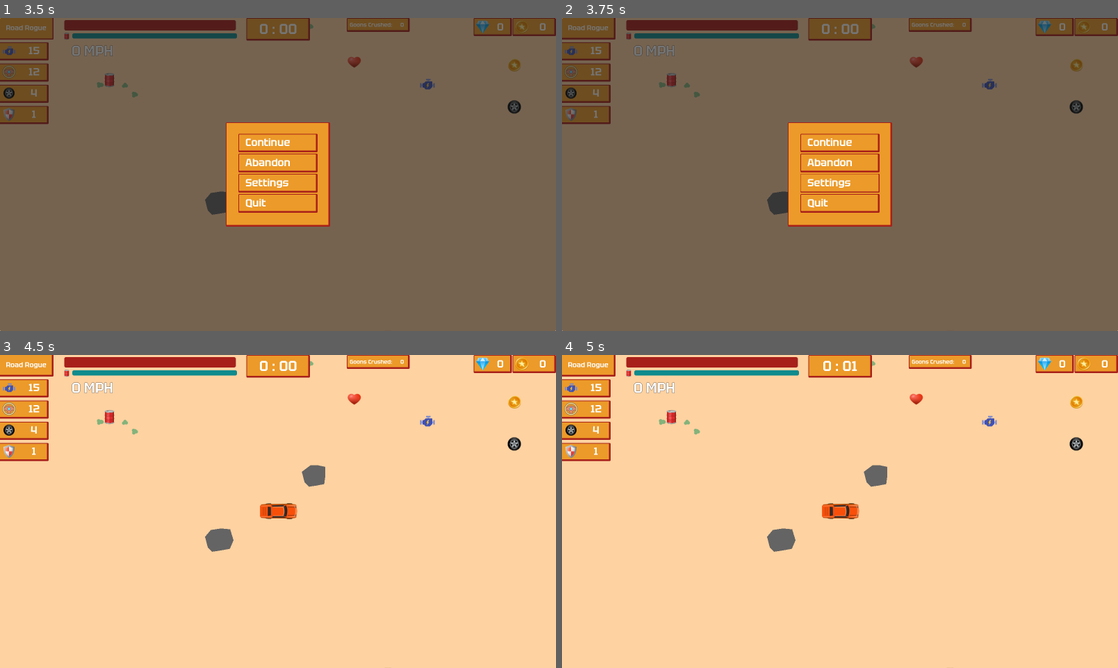
Above: before the commit, frames 1-4 (two rows, left to right).
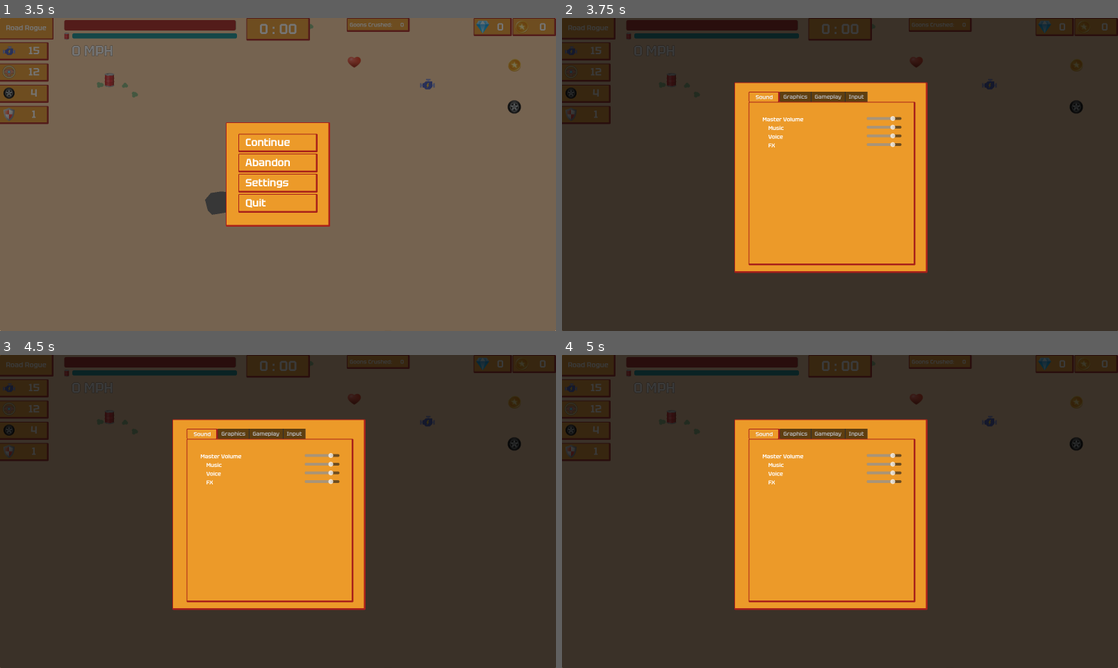
Above: after the commit, the same moments.

Repository: gregrylivingston/GoonCrusher
Game: Godot game, scene res://scene/player/menu/main/mainMenuCamera.tscn
The game is run twice, just before and just after one commit, with the same random seed, the same clock (stepped at 60 frames per second) and the same inputs.
Inputs:
- Up to frame 1 (3.5 s): click "Settings" at 0.5 s; click "Begin" at 1.25 s; click "Begin" at 2 s; click "Road Rogue" at 2.75 s
- Up to frame 2 (3.75 s): click "Settings" at 3.5 s
- Up to frame 3 (4.5 s): click "Continue" at 4.25 s
- Up to frame 4 (5 s): no input

Frame 1 is identical in both runs. In frame 2, 95% of the frame differs, in the area x 0-100%, y 0-100%; in frame 3, 100%; in frame 4, 100%.

Commit message:
volume settings polish and improvements

Diff:
--- a/lib/overhead_car_2d/overhead_car_body_2d.gd
+++ b/lib/overhead_car_2d/overhead_car_body_2d.gd
@@ -255,7 +255,7 @@
 			queue_free()
 
 func updateAudioLevels():
-	$"AudioStream-Engine".volume_db = 2 + SaveManager.getVolume("fx")
+	$"AudioStream-Engine".volume_db =  SaveManager.getVolume("fx")
 	$"AudioStream-Tires".volume_db = 	SaveManager.getVolume("fx")
 	$"AudioStream-Crash".volume_db = 	SaveManager.getVolume("fx")
 	$"AudioStream-Voice".volume_db = 2 + SaveManager.getVolume("voice")
--- a/scene/enemy/walker/walker.gd
+++ b/scene/enemy/walker/walker.gd
@@ -23,10 +23,10 @@
 	alive = false
 	$Walker.animation = "death"
 	Root.currentGoonsCrushed += 1
-	$AudioStreamPlayer2D2.volume_db = randf_range(2.0,8.0)
+	$AudioStreamPlayer2D2.volume_db = randf_range(0.0,5.0) + SaveManager.getVolume("fx")
 	$AudioStreamPlayer2D2.pitch_scale = randf_range(0.95,1.05)
 	$AudioStreamPlayer2D2.play()
-	$AudioStreamPlayer2D.volume_db = randf_range(2.0,12.0)
+	$AudioStreamPlayer2D.volume_db = randf_range(0.0,8.0) + SaveManager.getVolume("fx")
 	$AudioStreamPlayer2D.pitch_scale = randf_range(0.95,1.05)
 	$AudioStreamPlayer2D.play()
 
--- a/scene/level/levelRoot.gd
+++ b/scene/level/levelRoot.gd
@@ -4,7 +4,7 @@
 var playerCar
 
 func _ready():
-
+	updateAudioLevels()
 	#add my car
 	var newPosition = $Car.position
 	$Car.queue_free()
@@ -32,7 +32,5 @@
 	newSpawner.position = spawnerPosition
 	Root.playerCar.add_child(newSpawner)
 
-
-# Called every frame. 'delta' is the elapsed time since the previous frame.
-func _process(delta):
-	pass
+func updateAudioLevels():
+	$AudioStreamPlayer2.volume_db = -8 + SaveManager.getVolume( "music" )
--- a/scene/level/levelRoot.tscn
+++ b/scene/level/levelRoot.tscn
@@ -64,6 +64,7 @@
 autoplay = true
 
 [node name="AudioStreamPlayer2" type="AudioStreamPlayer" parent="."]
+process_mode = 3
 stream = ExtResource("8_r1kd8")
 volume_db = -6.0
 autoplay = true
--- a/scene/player/menu/pauseMenu.gd
+++ b/scene/player/menu/pauseMenu.gd
@@ -22,3 +22,7 @@
 func _on_abandon_pressed():
 	get_tree().paused = false
 	get_tree().change_scene_to_file("res://scene/player/menu/main/mainMenuCamera.tscn")
+
+
+func _on_settings_pressed():
+	add_child(load("res://scene/player/menu/settings/settings.tscn").instantiate())
--- a/scene/player/menu/pauseMenu.tscn
+++ b/scene/player/menu/pauseMenu.tscn
@@ -63,4 +63,5 @@
 
 [connection signal="pressed" from="Panel/VBoxContainer/continue" to="." method="_on_continue_pressed"]
 [connection signal="pressed" from="Panel/VBoxContainer/abandon" to="." method="_on_abandon_pressed"]
+[connection signal="pressed" from="Panel/VBoxContainer/settings" to="." method="_on_settings_pressed"]
 [connection signal="pressed" from="Panel/VBoxContainer/quit" to="." method="_on_quit_pressed"]
--- a/scene/player/menu/settings/settings.gd
+++ b/scene/player/menu/settings/settings.gd
@@ -3,7 +3,7 @@
 
 # Called when the node enters the scene tree for the first time.
 func _ready():
-	pass # Replace with function body.
+	process_mode = Node.PROCESS_MODE_ALWAYS
 
 
 # Called every frame. 'delta' is the elapsed time since the previous frame.
--- a/scene/player/menu/settings/settings_sound.gd
+++ b/scene/player/menu/settings/settings_sound.gd
@@ -1,12 +1,15 @@
 extends VBoxContainer
 
 
-
+var isPrepared: bool = false
 
 # Called when the node enters the scene tree for the first time.
 func _ready():
-	pass # Replace with function body.
-
+	$HBoxContainer/masterVolume.value = SaveManager.getVolume("master")
+	$HBoxContainer2/musicVolume.value = SaveManager.getVolume("music")
+	$HBoxContainer3/voiceVolume.value = SaveManager.getVolume("voice")
+	$HBoxContainer4/fxVolume.value = SaveManager.getVolume("fx")
+	isPrepared = true
 
 # Called every frame. 'delta' is the elapsed time since the previous frame.
 func _process(delta):
@@ -14,29 +17,33 @@
 
 
 func _on_master_volume_value_changed(value):
-	if value < -39: value = -500
-	AudioServer.set_bus_volume_db(AudioServer.get_bus_index("Master"), value)
-	SaveManager.setVolume( "master" , value )
-	forceAudioUpdate()
+	if isPrepared:
+		if value < -39: value = -500
+		AudioServer.set_bus_volume_db(AudioServer.get_bus_index("Master"), value)
+		SaveManager.setVolume( "master" , value )
+		forceAudioUpdate()
 
 func _on_music_volume_value_changed(value):
-	if value < -39: value = -500
-	SaveManager.setVolume( "music" , value )
-	forceAudioUpdate()
+	if isPrepared:
+		if value < -39: value = -500
+		SaveManager.setVolume( "music" , value )
+		forceAudioUpdate()
 
 func _on_voice_volume_value_changed(value):
-	if value < -39: value = -500
-	SaveManager.setVolume( "voice" , value )
-	forceAudioUpdate()
-	if is_instance_valid(Root.playerCar):
-		Root.playerCar.playPurseRewardAudio()
+	if isPrepared:
+		if value < -39: value = -500
+		SaveManager.setVolume( "voice" , value )
+		forceAudioUpdate()
+		if is_instance_valid(Root.playerCar):
+			Root.playerCar.playPurseRewardAudio()
 
 func _on_fx_volume_value_changed(value):
-	if value < -39: value = -500
-	SaveManager.setVolume( "fx" , value )
-	forceAudioUpdate()
-	if is_instance_valid(Root.playerCar):
-		Root.playerCar.playRandomFxSound()
+	if isPrepared:
+		if value < -39: value = -500
+		SaveManager.setVolume( "fx" , value )
+		forceAudioUpdate()
+		if is_instance_valid(Root.playerCar):
+			Root.playerCar.playRandomFxSound()
 
 
 func forceAudioUpdate():
@@ -44,3 +51,5 @@
 		Root.mainMenu.updateAudioLevels()
 	if is_instance_valid(Root.playerCar):
 		Root.playerCar.updateAudioLevels()
+	if is_instance_valid(Root.levelRoot):
+		Root.levelRoot.updateAudioLevels()
Not shown, changed: .gitignore
